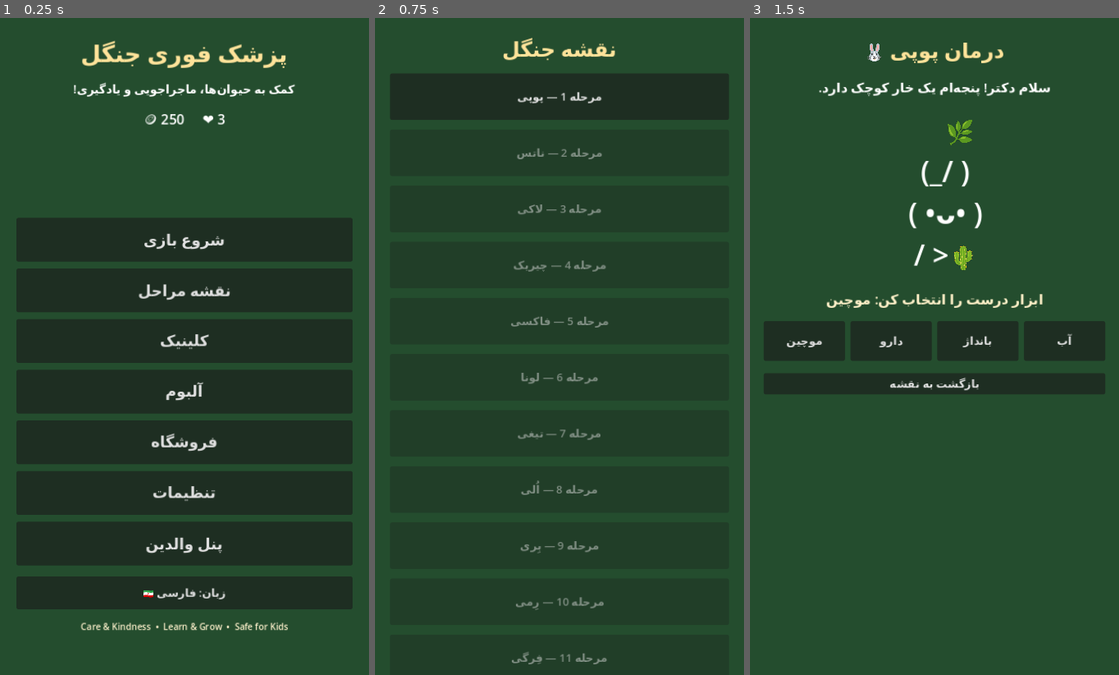
Above: before the commit, frames 1-3 (left to right).
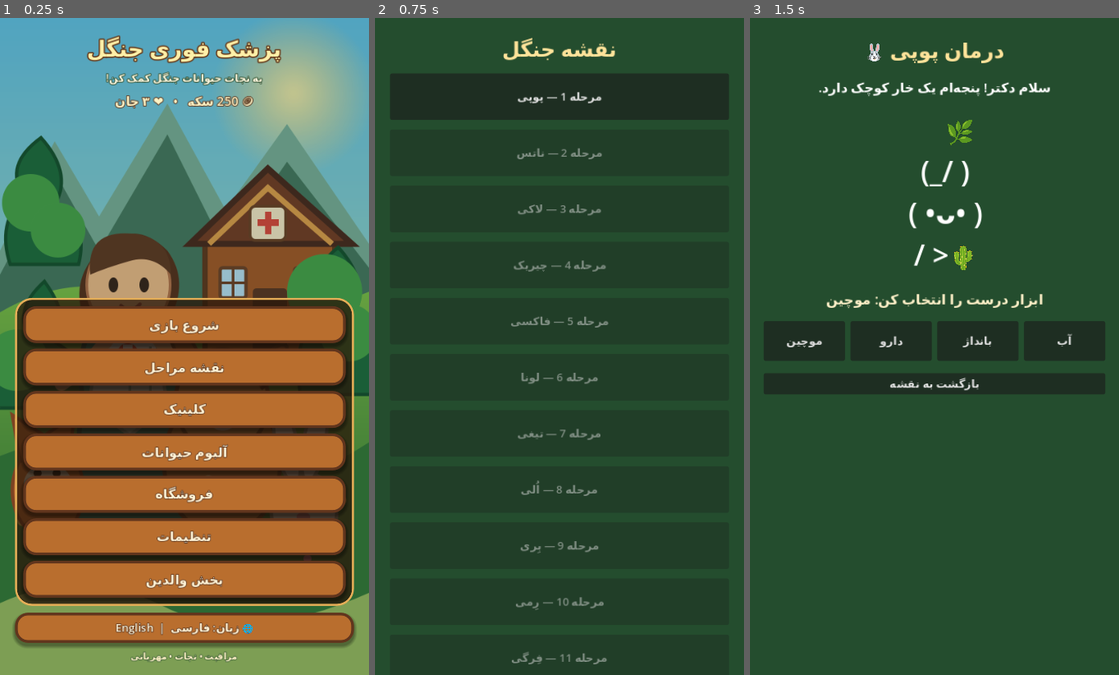
Above: after the commit, the same moments.

Repository: Javadmk1/Forest-Emergency-Vet
Game: Godot game, scene res://scenes/main_menu.tscn
The game is run twice, just before and just after one commit, with the same random seed, the same clock (stepped at 60 frames per second) and the same inputs.
Inputs:
- Up to frame 1 (0.25 s): no input
- Up to frame 2 (0.75 s): click "شروع بازی" at 0.5 s
- Up to frame 3 (1.5 s): click "مرحله 1 — پوپی" at 1.25 s

The runs differ from the first frame. In frame 1, 93% of the frame differs, in the area x 0-100%, y 0-100%; in frame 2, nothing differs; in frame 3, nothing differs.

Commit message:
Replace placeholder menu with illustrated forest clinic UI

Diff:
--- a/scripts/main_menu.gd
+++ b/scripts/main_menu.gd
@@ -2,103 +2,170 @@
 
 const BUTTONS = [
     ["play", "شروع بازی", "Play Game"],
-    ["map", "نقشه مراحل", "Levels Map"],
+    ["map", "نقشه مراحل", "Forest Map"],
     ["clinic", "کلینیک", "Clinic"],
-    ["album", "آلبوم", "Album"],
+    ["album", "آلبوم حیوانات", "Animal Album"],
     ["shop", "فروشگاه", "Shop"],
     ["settings", "تنظیمات", "Settings"],
-    ["parents", "پنل والدین", "Parental Control"]
+    ["parents", "بخش والدین", "Parents"]
 ]
 
 var title_label: Label
 var subtitle_label: Label
 var buttons_box: VBoxContainer
 var language_button: Button
+var status_label: Label
 
 func _ready() -> void:
     _build_ui()
     LanguageManager.language_changed.connect(_refresh_text)
     _refresh_text()
 
+func _wood_style() -> StyleBoxFlat:
+    var style := StyleBoxFlat.new()
+    style.bg_color = Color("#b96e2e")
+    style.border_color = Color("#61351d")
+    style.set_border_width_all(4)
+    style.set_corner_radius_all(18)
+    style.shadow_color = Color(0, 0, 0, 0.35)
+    style.shadow_size = 5
+    style.shadow_offset = Vector2(0, 4)
+    style.content_margin_left = 12
+    style.content_margin_right = 12
+    style.content_margin_top = 7
+    style.content_margin_bottom = 7
+    return style
+
+func _style_button(button: Button, font_size := 20) -> void:
+    var normal := _wood_style()
+    var hover := _wood_style()
+    hover.bg_color = Color("#d58a3e")
+    var pressed := _wood_style()
+    pressed.bg_color = Color("#8f4c25")
+    button.add_theme_stylebox_override("normal", normal)
+    button.add_theme_stylebox_override("hover", hover)
+    button.add_theme_stylebox_override("pressed", pressed)
+    button.add_theme_stylebox_override("focus", hover)
+    button.add_theme_color_override("font_color", Color("#fff4d8"))
+    button.add_theme_color_override("font_hover_color", Color.WHITE)
+    button.add_theme_color_override("font_pressed_color", Color("#ffe9a7"))
+    button.add_theme_color_override("font_outline_color", Color("#4b2917"))
+    button.add_theme_constant_override("outline_size", 3)
+    button.add_theme_font_size_override("font_size", font_size)
+
 func _build_ui() -> void:
-    var background := ColorRect.new()
-    background.color = Color("#244d2e")
-    background.set_anchors_and_offsets_preset(Control.PRESET_FULL_RECT)
-    add_child(background)
+    var art := TextureRect.new()
+    art.texture = load("res://assets/forest_menu_bg.svg")
+    art.expand_mode = TextureRect.EXPAND_IGNORE_SIZE
+    art.stretch_mode = TextureRect.STRETCH_KEEP_ASPECT_COVERED
+    art.set_anchors_and_offsets_preset(Control.PRESET_FULL_RECT)
+    add_child(art)
+
+    var shade := ColorRect.new()
+    shade.color = Color(0.04, 0.12, 0.07, 0.22)
+    shade.set_anchors_and_offsets_preset(Control.PRESET_FULL_RECT)
+    add_child(shade)
 
     var margin := MarginContainer.new()
     margin.set_anchors_and_offsets_preset(Control.PRESET_FULL_RECT)
-    margin.add_theme_constant_override("margin_left", 24)
-    margin.add_theme_constant_override("margin_right", 24)
-    margin.add_theme_constant_override("margin_top", 28)
-    margin.add_theme_constant_override("margin_bottom", 24)
+    margin.add_theme_constant_override("margin_left", 22)
+    margin.add_theme_constant_override("margin_right", 22)
+    margin.add_theme_constant_override("margin_top", 22)
+    margin.add_theme_constant_override("margin_bottom", 18)
     add_child(margin)
 
     var layout := VBoxContainer.new()
-    layout.add_theme_constant_override("separation", 16)
+    layout.add_theme_constant_override("separation", 10)
     margin.add_child(layout)
 
     title_label = Label.new()
     title_label.horizontal_alignment = HORIZONTAL_ALIGNMENT_CENTER
-    title_label.add_theme_font_size_override("font_size", 34)
-    title_label.add_theme_color_override("font_color", Color("#ffe39a"))
+    title_label.add_theme_font_size_override("font_size", 32)
+    title_label.add_theme_color_override("font_color", Color("#fff0a8"))
+    title_label.add_theme_color_override("font_outline_color", Color("#633617"))
+    title_label.add_theme_constant_override("outline_size", 7)
     layout.add_child(title_label)
 
     subtitle_label = Label.new()
     subtitle_label.horizontal_alignment = HORIZONTAL_ALIGNMENT_CENTER
-    subtitle_label.add_theme_font_size_override("font_size", 17)
-    subtitle_label.add_theme_color_override("font_color", Color.WHITE)
+    subtitle_label.add_theme_font_size_override("font_size", 15)
+    subtitle_label.add_theme_color_override("font_color", Color("#fff8df"))
+    subtitle_label.add_theme_color_override("font_outline_color", Color("#294b2c"))
+    subtitle_label.add_theme_constant_override("outline_size", 4)
     layout.add_child(subtitle_label)
 
-    var status := Label.new()
-    status.text = "🪙 %d     ❤️ 3" % EconomyManager.coins
-    status.horizontal_alignment = HORIZONTAL_ALIGNMENT_CENTER
-    status.add_theme_font_size_override("font_size", 20)
-    layout.add_child(status)
+    status_label = Label.new()
+    status_label.horizontal_alignment = HORIZONTAL_ALIGNMENT_CENTER
+    status_label.add_theme_font_size_override("font_size", 18)
+    status_label.add_theme_color_override("font_color", Color("#fff3c4"))
+    status_label.add_theme_color_override("font_outline_color", Color("#57351e"))
+    status_label.add_theme_constant_override("outline_size", 4)
+    layout.add_child(status_label)
 
     var spacer := Control.new()
-    spacer.custom_minimum_size.y = 90
+    spacer.size_flags_vertical = Control.SIZE_EXPAND_FILL
     layout.add_child(spacer)
 
+    var panel := PanelContainer.new()
+    var panel_style := StyleBoxFlat.new()
+    panel_style.bg_color = Color(0.16, 0.09, 0.04, 0.76)
+    panel_style.border_color = Color("#e5ae57")
+    panel_style.set_border_width_all(3)
+    panel_style.set_corner_radius_all(24)
+    panel_style.content_margin_left = 12
+    panel_style.content_margin_right = 12
+    panel_style.content_margin_top = 12
+    panel_style.content_margin_bottom = 12
+    panel.add_theme_stylebox_override("panel", panel_style)
+    layout.add_child(panel)
+
     buttons_box = VBoxContainer.new()
-    buttons_box.add_theme_constant_override("separation", 10)
-    layout.add_child(buttons_box)
+    buttons_box.add_theme_constant_override("separation", 8)
+    panel.add_child(buttons_box)
 
     for item in BUTTONS:
         var button := Button.new()
-        button.custom_minimum_size = Vector2(0, 64)
-        button.add_theme_font_size_override("font_size", 22)
+        button.custom_minimum_size = Vector2(0, 54)
+        _style_button(button, 19)
         button.pressed.connect(_on_menu_pressed.bind(item[0]))
         buttons_box.add_child(button)
 
     language_button = Button.new()
-    language_button.custom_minimum_size = Vector2(0, 48)
+    language_button.custom_minimum_size = Vector2(0, 44)
+    _style_button(language_button, 16)
     language_button.pressed.connect(LanguageManager.toggle_language)
     layout.add_child(language_button)
 
     var footer := Label.new()
-    footer.text = "Care & Kindness  •  Learn & Grow  •  Safe for Kids"
+    footer.text = "CARE • RESCUE • PROTECT" if not LanguageManager.is_persian() else "مراقبت • نجات • مهربانی"
     footer.horizontal_alignment = HORIZONTAL_ALIGNMENT_CENTER
     footer.add_theme_font_size_override("font_size", 13)
-    footer.add_theme_color_override("font_color", Color("#f8edc8"))
+    footer.add_theme_color_override("font_color", Color("#fff1c7"))
+    footer.add_theme_color_override("font_outline_color", Color("#31552f"))
+    footer.add_theme_constant_override("outline_size", 3)
     layout.add_child(footer)
 
 func _refresh_text() -> void:
     if not is_instance_valid(title_label):
         return
-    title_label.text = "پزشک فوری جنگل" if LanguageManager.is_persian() else "Forest Emergency Vet"
-    subtitle_label.text = "کمک به حیوان‌ها، ماجراجویی و یادگیری!" if LanguageManager.is_persian() else "Help animals, have fun, and learn!"
+    var fa := LanguageManager.is_persian()
+    title_label.text = "پزشک فوری جنگل" if fa else "Forest Emergency Vet"
+    subtitle_label.text = "به نجات حیوانات جنگل کمک کن!" if fa else "Become a hero for forest animals!"
+    status_label.text = "🪙 %d سکه   •   ❤️ ۳ جان" % EconomyManager.coins if fa else "🪙 %d Coins   •   ❤️ 3 Hearts" % EconomyManager.coins
     for i in range(buttons_box.get_child_count()):
         var b := buttons_box.get_child(i) as Button
-        b.text = BUTTONS[i][1] if LanguageManager.is_persian() else BUTTONS[i][2]
-    language_button.text = "زبان: فارسی 🇮🇷" if LanguageManager.is_persian() else "Language: English 🇬🇧"
+        b.text = BUTTONS[i][1] if fa else BUTTONS[i][2]
+    language_button.text = "🌐 زبان: فارسی  |  English" if fa else "🌐 Language: English  |  فارسی"
 
 func _on_menu_pressed(destination: String) -> void:
     match destination:
         "play", "map":
             get_tree().change_scene_to_file("res://scenes/level_select.tscn")
-        "clinic", "album", "shop", "settings", "parents":
-            var message = "این بخش در مرحله بعدی توسعه ساخته می‌شود." if LanguageManager.is_persian() else "This section is scheduled for the next development milestone."
+        "clinic":
+            get_tree().change_scene_to_file("res://scenes/treatment.tscn")
+        "album", "shop", "settings", "parents":
+            var fa := LanguageManager.is_persian()
+            var message := "این بخش در به‌روزرسانی بعدی تکمیل می‌شود." if fa else "This section is planned for a future update."
             var dialog := AcceptDialog.new()
             dialog.dialog_text = message
             add_child(dialog)
